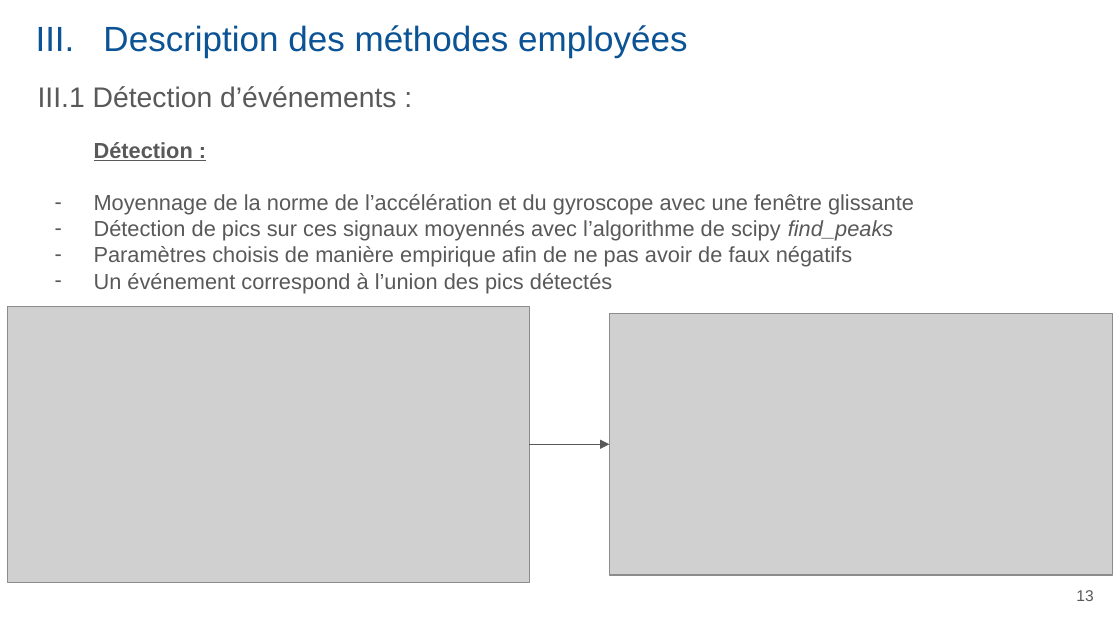
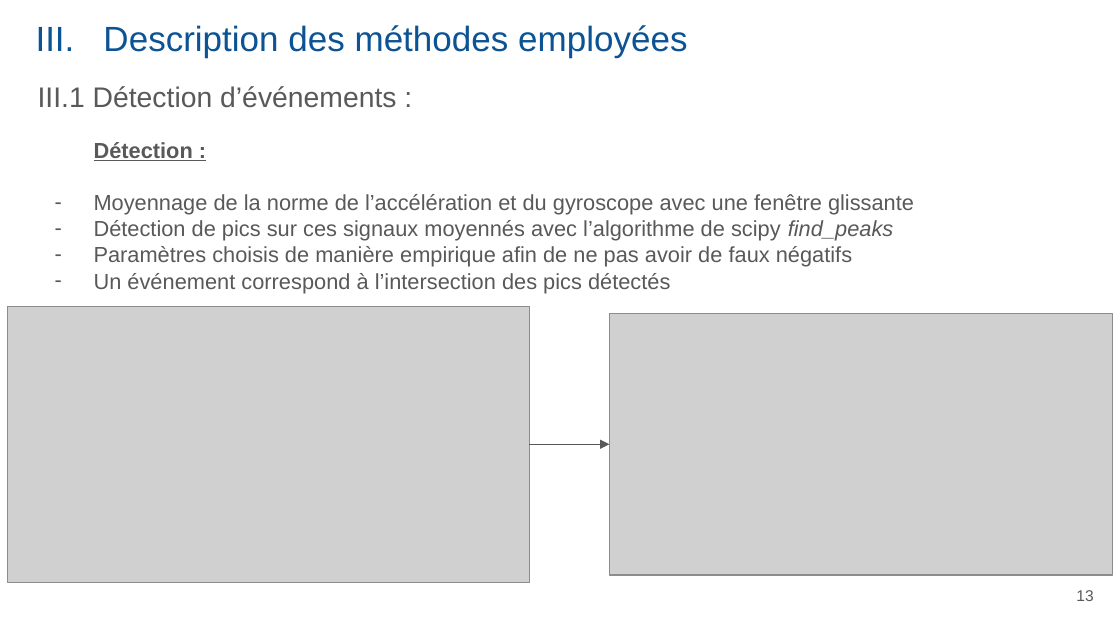
Before and after one commit to libcraps/SkateboardXXX3000, a slide deck: slide 13 of 00 - Documentation/Rendu final/Skate_LIBAULT_DOUXAMI.pptx. Drawn at 1120x630 pixels with LibreOffice and Linux fonts; fonts in the diff are those of the drawing; grey boxes stand for pictures. Boxes give left, top, right and bottom in pixels: in the first picture for what was removed or moved away, otherwise in the second. Text is boxed around its words. In the diff, an @@ line names an element or a change of style, - is before the commit and + after.

```diff
--- a/00 - Documentation/Rendu final/Skate_LIBAULT_DOUXAMI.pptx
+++ b/00 - Documentation/Rendu final/Skate_LIBAULT_DOUXAMI.pptx
@@ text at <box>94,273,670,293</box>: text changed @@
-– Un événement correspond à l’union des pics détectés
+– Un événement correspond à l’intersection des pics détectés
```
Also in this commit, not shown: 14 other slides changed, 2 other files.
